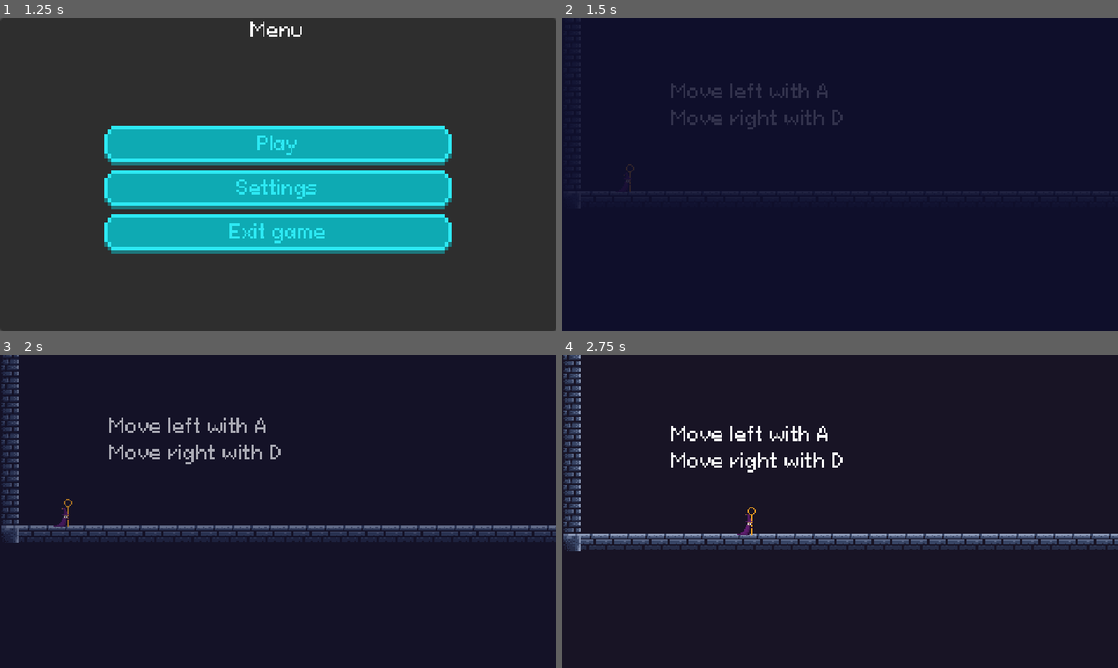
Above: before the commit, frames 1-4 (two rows, left to right).
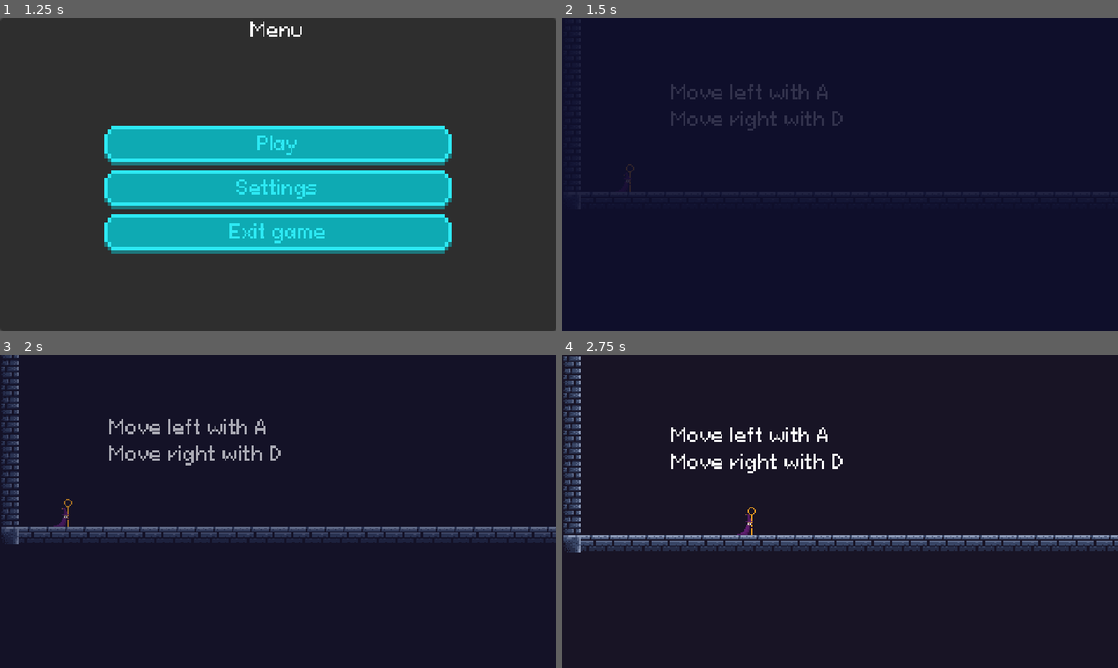
Above: after the commit, the same moments.

Repository: Orama-Interactive/Bubble-Wizard
Game: Godot game, scene res://src/logo_splash.tscn
Two runs of this game, one before a commit and one after it. Both use one fixed random seed, a clock stepped at 60 frames per second and the inputs below.
Inputs (mouse positions are in pixels of both pictures, inside the frame that each line leads up to):
- Up to frame 1 (1.25 s): tap Enter at 0.5 s; move the mouse to (400, 158) at 0.52 s; hold D (right) from 0.53 s (still down); tap Q (charge_bubble) at 0.6 s; click (400, 158) at 0.67 s; tap Space (jump) at 0.77 s
- Up to frame 2 (1.5 s): release D (right) at 1.25 s; click "Play" at 1.25 s
- Up to frame 3 (2 s): no input
- Up to frame 4 (2.75 s): move the mouse to (728, 527) at 2.02 s; hold D (right) from 2.03 s (still down); tap Ctrl (ctrl) at 2.1 s; tap Space (jump) at 2.27 s

Frame 1 is identical in both runs. In frame 2, 0.4% of the frame differs, in the area x 19-51%, y 20-36%; in frame 3, 2.4%; in frame 4, 4.8%, in the area x 0-100%, y 0-64%.

Commit message:
Slightly make the player collider taller

Diff:
--- a/src/player.tscn
+++ b/src/player.tscn
@@ -101,15 +101,15 @@
 
 [sub_resource type="CapsuleShape2D" id="CapsuleShape2D_iptom"]
 radius = 8.0
-height = 18.0
+height = 20.0
 
 [sub_resource type="CapsuleShape2D" id="CapsuleShape2D_dftk0"]
 radius = 5.0
-height = 18.0
+height = 20.0
 
 [sub_resource type="CapsuleShape2D" id="CapsuleShape2D_qpkk0"]
 radius = 4.0
-height = 16.0
+height = 18.0
 
 [node name="Player" type="CharacterBody2D"]
 collision_mask = 7
